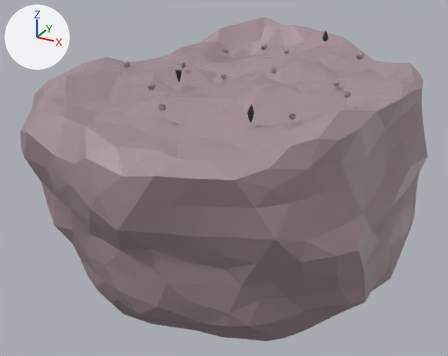
Two versions of the glTF model public/models/World.glb, one commit apart.
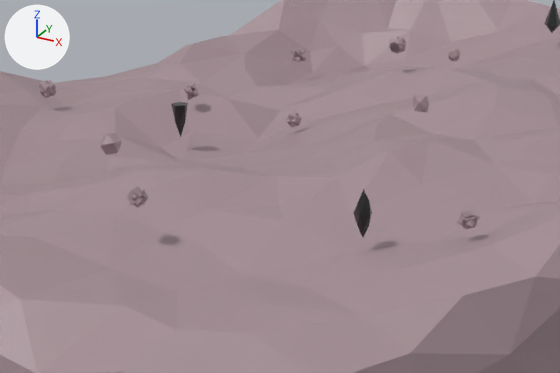
The first picture shows the older version from a 50 mm camera at (36.1, -69.7, 29.8) aimed at (-1.9, -0.6, -4.7). The close-ups show both versions on the part from 24% to 73% of the width and 8% to 50% of the height of that picture; other places that the commit changed are outside them. Arrows for +X, +Y and +Z are at upper left; the lights stay in place. Where no turn or scale is listed for an object, it has been applied to the vertices. Vertices at the same position are counted once.

Names of what the first close-up shows: ' Planet Bottom', 'Planet Top', 'Shard1', 'Shard2', 'Shard3', 'Solid3', 'Solid4', 'Spikes3', 'Spikes4', 'Spikes6'.
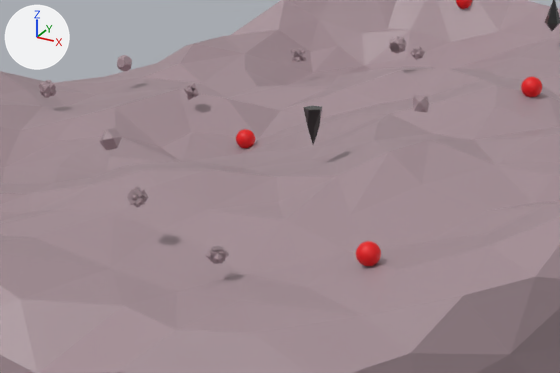
Location of each change, [x1, y1, x2, y2] in pixels of the close-ups (560 x 373 px; the box of a moved part takes in the faces that stretch with it):
'Shard1', moved
    before: [171, 102, 188, 137]
    after: [303, 105, 322, 145]
'Shard2', moved (not visible afterwards)
    before: [354, 189, 372, 237]
'Subtitles5', added (red)
    after: [356, 241, 381, 266]
'Solid4', moved
    before: [100, 133, 122, 155]
    after: [99, 128, 122, 150]
'Spikes3', reshaped, moved, turned, rescaled
    before: [457, 210, 480, 229]
    after: [184, 83, 199, 100]
'Subtitles2', added
    after: [521, 77, 542, 97]
'Solid3', moved, rescaled (23% wider, 21% taller)
    before: [448, 48, 460, 61]
    after: [117, 55, 132, 71]
'Shard3', moved
    before: [544, 0, 560, 33]
    after: [545, 0, 560, 31]
'Spikes4', reshaped, moved, turned
    before: [184, 83, 199, 100]
    after: [410, 45, 425, 60]
'Subtitles3', added
    after: [236, 129, 255, 148]
'2Spikes2', added
    after: [205, 246, 229, 264]
'Spikes6', deleted
    before: [286, 111, 302, 128]
'Subtitles1', added
    after: [456, 0, 472, 9]
part 1 of me_w_peaks, moved or reshaped
    before: [457, 210, 480, 229]
    after: [205, 246, 229, 264]
part 2 of me_octahedron, moved or reshaped
    before: [286, 111, 302, 128]
    after: [410, 45, 425, 60]

The change in detail:
Material 'Invisible' (mat_invisible) is new.
Its base color is (0.8, 0.0, 0.00231) (red #e70008).
me_w_peaks has 104 vertices, 160 faces and spans x -2.5..2.5, y -2.5..2.5, z -2.0..1.0.
me_w_peaks is used by ob_spikes3; location (12.98, -13.24, 10.28); rotation (0.23, -0.14, 0.663), in degrees (13, -8, 38); scale (0.2, 0.2, 0.2).
me_w_peaks part 1: the whole mesh is multiplied about the mesh origin by the matrix ((0.158, -0.123, 0.006), (0.123, 0.157, -0.008), (0.0, 0.01, 0.2)).
Mesh me_sphere_004 is new.
It is a UV sphere (32 segments, 16 rings, poles along z) spanning x -0.5..0.5, y -0.5..0.5, z -0.5..0.5.
It uses material mat_invisible (red #e70008).
Object 'Spikes3' (ob_spikes3) moves from (12.98, -13.24, 10.28) to (-9.36, 1.02, 9.94).
Object 'Spikes3' (ob_spikes3) turns from (13, -8, 38) to (-14, 16, 0) degrees about x, y and z.
Object 'Spikes3' (ob_spikes3) is rescaled from (0.2, 0.2, 0.2) to (0.25, 0.25, 0.25).
Object 'Solid4' (ob_solid4) moves from (-6.12, -10.76, 10.2) to (-6.12, -10.76, 10.42).
Object 'Spikes6' (ob_spikes6) is deleted.
Object 'Solid3' (ob_solid3) moves from (0.0, 15.16, 10.12) to (-15.54, 4.08, 10.12).
Object 'Solid3' (ob_solid3) is rescaled from (0.2, 0.2, 0.2) to (0.25, 0.25, 0.25).
Object 'Spikes4' (ob_spikes4) moves from (-9.36, 1.02, 9.94) to (-2.3, 15.1, 10.02).
Object 'Spikes4' (ob_spikes4) turns from (-14, 16, 0) to (52, -11, 0) degrees about x, y and z.
Object 'Shard1' (ob_shard1) moves from (-7.28, -3.0, 8.54) to (3.2, -8.16, 10.72).
Object 'Shard2' (ob_shard2) moves from (8.96, -14.6, 10.2) to (-17.98, -10.54, 11.1).
Object 'Shard3' (ob_shard3) moves from (4.78, 18.22, 11.8) to (4.78, 18.22, 11.9).
Object 'Subtitles5' (ob_subtitles5) is new; it shows me_sphere_004.
Its location is (9.92, -16.02, 9.07).
Object 'Subtitles3' (ob_subtitles3) is new; it shows a copy of me_sphere_004.
Its location is (-5.02, -0.28, 8.1).
Object 'Subtitles2' (ob_subtitles2) is new; it shows a copy of me_sphere_004.
Its location is (9.79, 1.78, 12.09).
Object 'Subtitles1' (ob_subtitles1) is new; it shows a copy of me_sphere_004.
Its location is (-2.68, 22.7, 11.8).
Object '2Spikes2' (ob_2spikes2) is new; it shows me_w_peaks.
Its location is (4.26, -18.3, 8.88).
